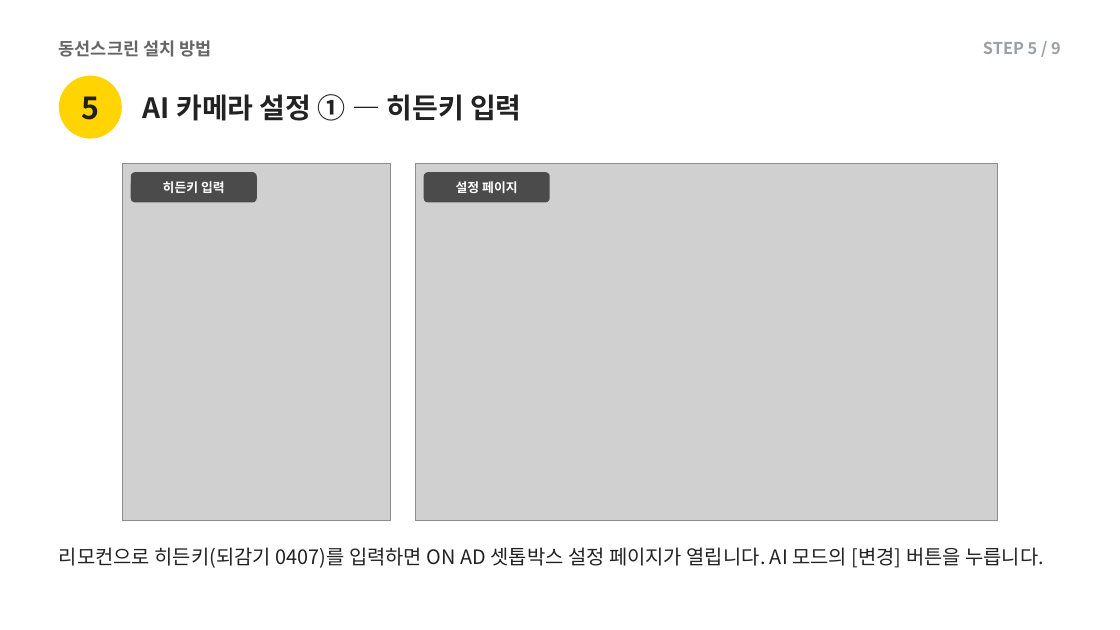
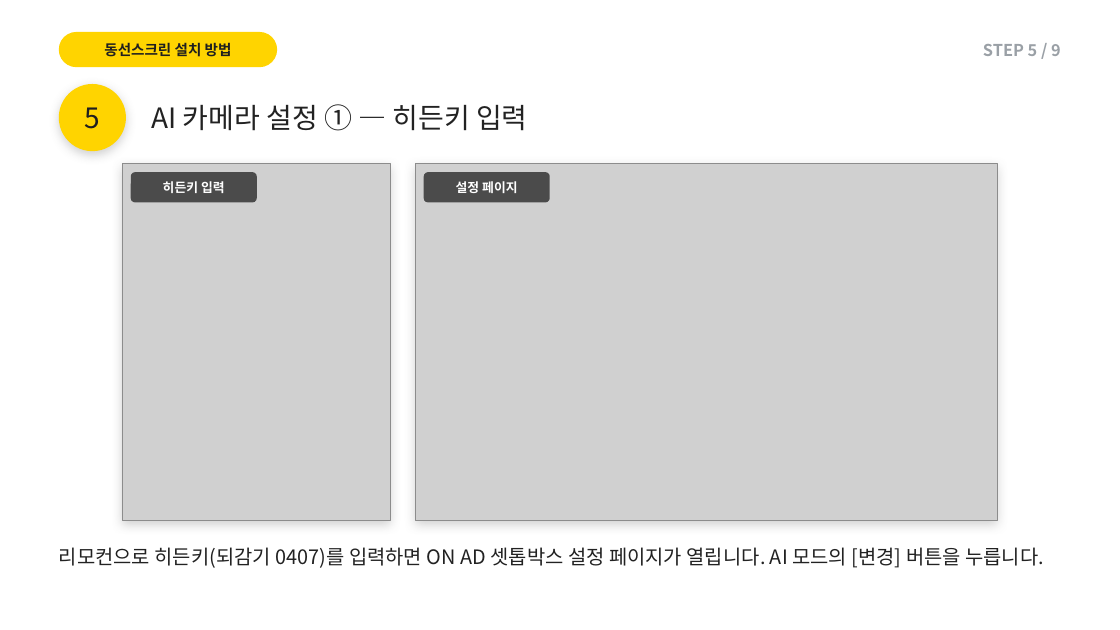
Before and after one commit to alsdn2947/ars, a slide deck: slide 8 of 이마트_AI카메라_설치매뉴얼.pptx. Drawn at 1120x630 pixels with LibreOffice and Linux fonts; fonts in the diff are those of the drawing; grey boxes stand for pictures. Boxes give left, top, right and bottom in pixels: in the first picture for what was removed or moved away, otherwise in the second. Text is boxed around its words. In the diff, an @@ line names an element or a change of style, - is before the commit and + after.

```diff
--- a/이마트_AI카메라_설치매뉴얼.pptx
+++ b/이마트_AI카메라_설치매뉴얼.pptx
@@ text "동선스크린 설치 방법" at [104,42,232,57]: size 15 to 12.5 pt, text colour #666666 to #1F1F1F; alignment left to centre @@
@@ rounded rectangle added at [59,32,277,67], fill #FFD400 @@
@@ text "5": place and size @@
-text "5" at [81,96,99,120]
+text "5" at [85,107,101,129]
@@ text "5" at [85,107,101,129]: size 26 to 24 pt, bold off @@
@@ ellipse: place and size @@
-ellipse at [59,76,122,139]
+ellipse at [59,84,126,151]
@@ ellipse at [59,84,126,151]: shadow on @@
@@ text "AI 카메라 설정 ① — ...": place and size @@
-text "AI 카메라 설정 ① — ..." at [143,94,522,121]
+text "AI 카메라 설정 ① — ..." at [151,104,528,131]
@@ text "AI 카메라 설정 ① — ..." at [151,104,528,131]: bold off @@
@@ rectangle added at [123,164,391,521], fill #FFFFFF @@
@@ rectangle added at [415,164,997,521], fill #FFFFFF @@
```
Also in this commit, not shown: 24 other slides changed.
